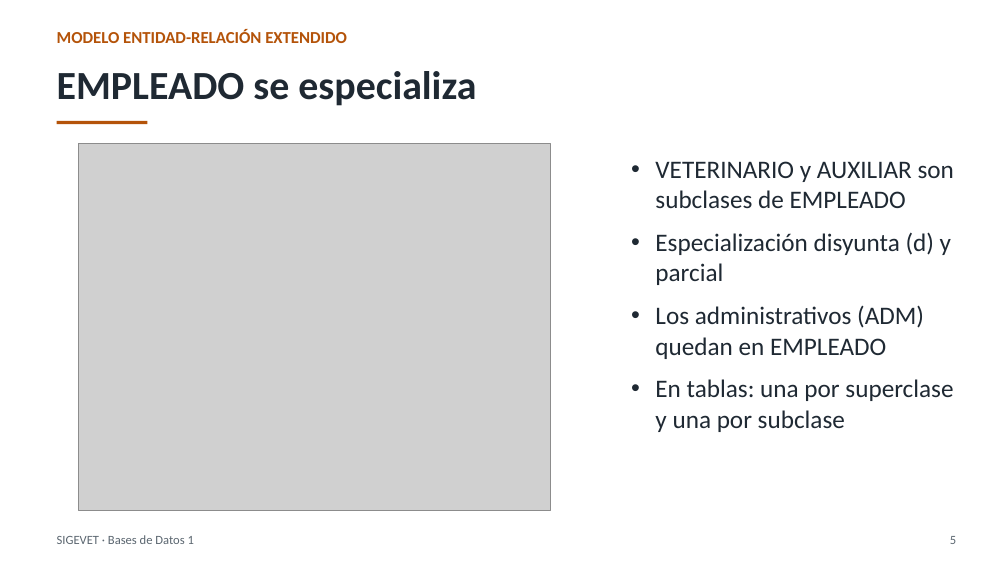
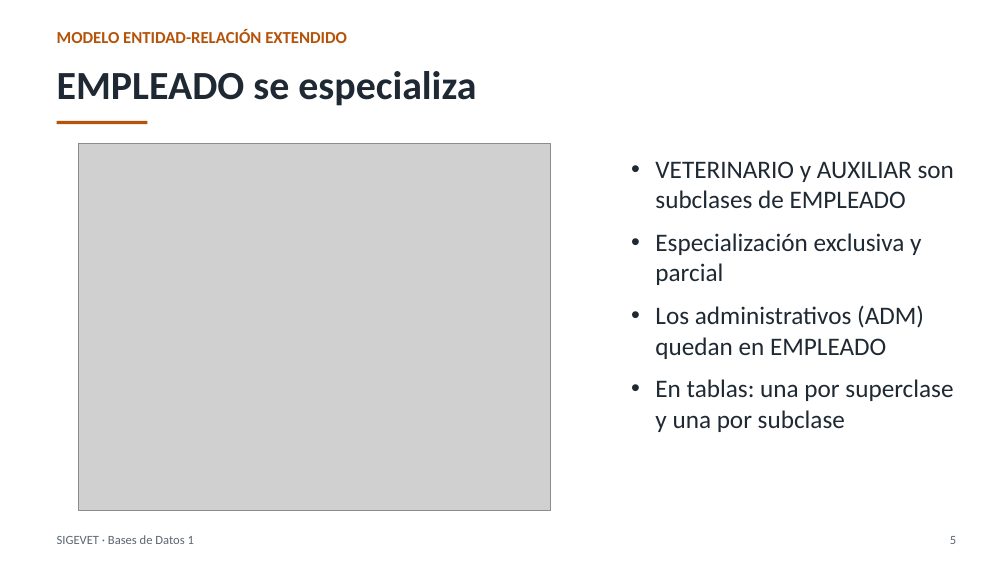
Before and after one commit to Estarlan/proyecto-bd1-sigevet, a slide deck: slide 5 of documentos/final/Presentacion_Sustentacion_SIGEVET.pptx. Drawn at 1008x567 pixels with LibreOffice and Linux fonts; fonts in the diff are those of the drawing; grey boxes stand for pictures. Boxes give left, top, right and bottom in pixels: in the first picture for what was removed or moved away, otherwise in the second. Text is boxed around its words. In the diff, an @@ line names an element or a change of style, - is before the commit and + after.

Commit message:
Adaptar especialización ISA a notación del profesor

```diff
--- a/documentos/final/Presentacion_Sustentacion_SIGEVET.pptx
+++ b/documentos/final/Presentacion_Sustentacion_SIGEVET.pptx
@@ text at bbox=[655, 233, 921, 285]: text changed @@
-• Especialización disyunta (d) y parcial
+• Especialización exclusiva y parcial
```
Also in this commit, not shown: 5 other files.
